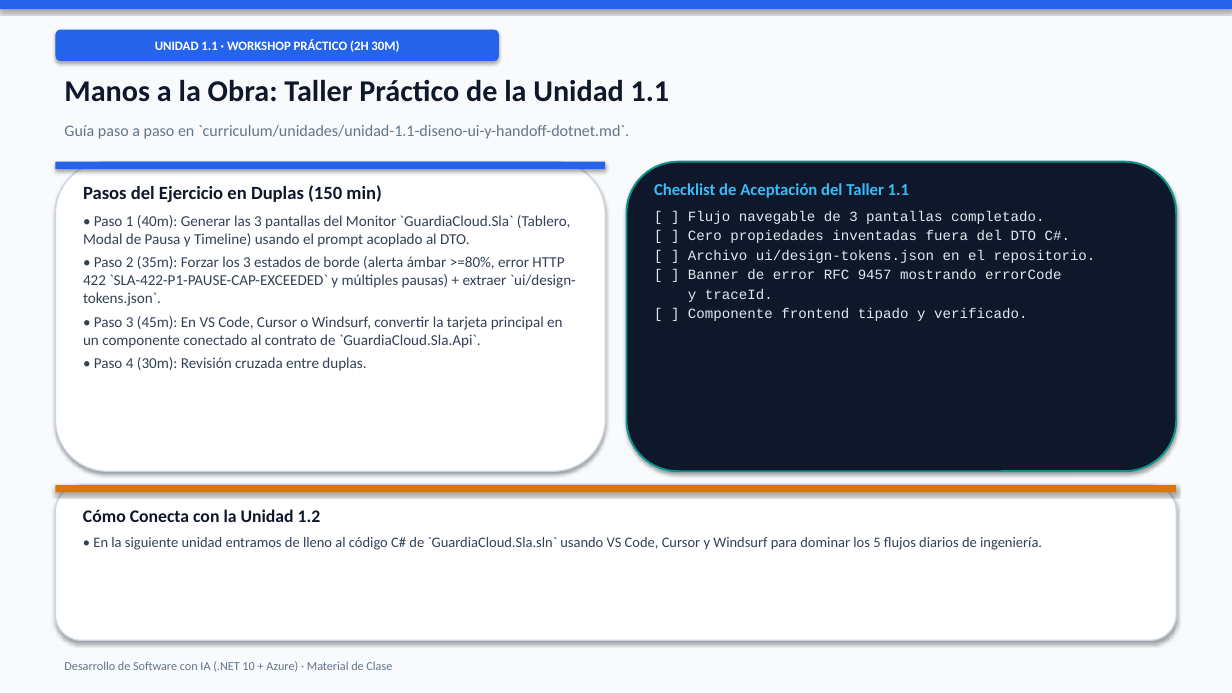
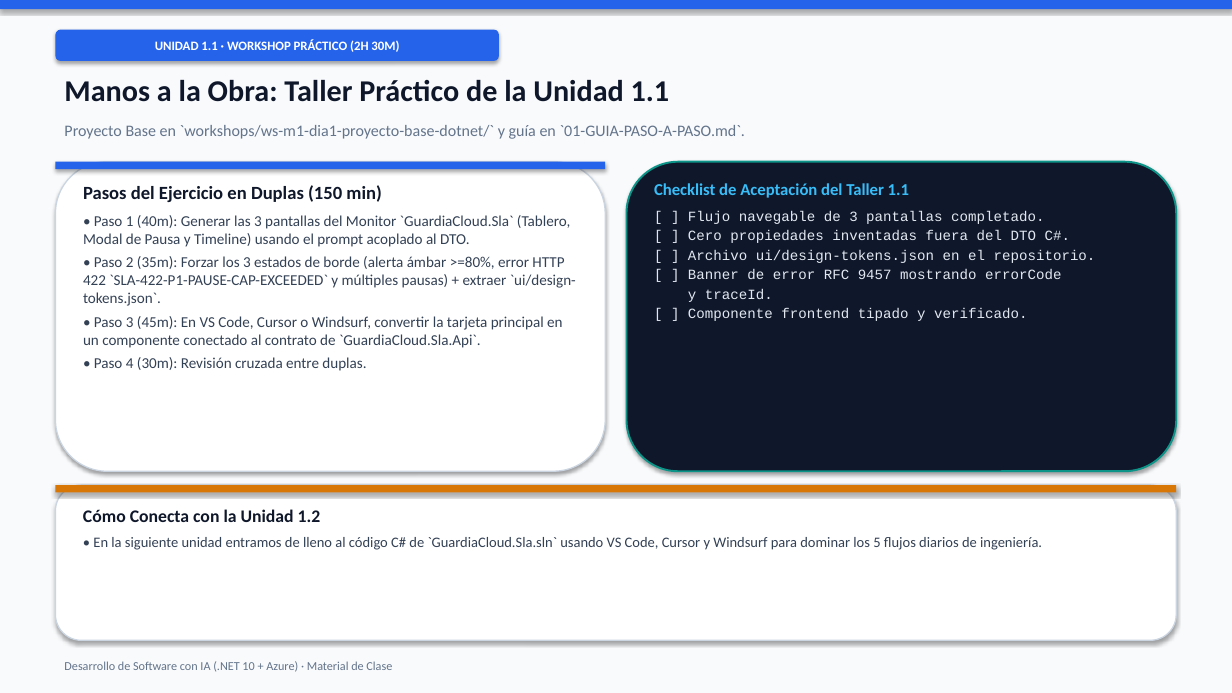
Before and after one commit to fabzter/curso_ai, a slide deck: slide 7 of curriculum/2026-11-03_curso-completo-desarrollo-sw-con-ia.pptx. Drawn at 1232x693 pixels with LibreOffice and Linux fonts; fonts in the diff are those of the drawing. Boxes give left, top, right and bottom in pixels: in the first picture for what was removed or moved away, otherwise in the second. Text is boxed around its words. In the diff, an @@ line names an element or a change of style, - is before the commit and + after.

```diff
--- a/curriculum/2026-11-03_curso-completo-desarrollo-sw-con-ia.pptx
+++ b/curriculum/2026-11-03_curso-completo-desarrollo-sw-con-ia.pptx
@@ text at (x1=64, y1=125, x2=746, y2=139): text changed @@
-Guía paso a paso en `curriculum/unidades/unidad-1.1-diseno-ui-y-handoff-dotnet.md`.
+Proyecto Base en `workshops/ws-m1-dia1-proyecto-base-dotnet/` y guía en `01-GUIA-PASO-A-PASO.md`.
```
Also in this commit, not shown: 1 other slide changed, 35 other files.
